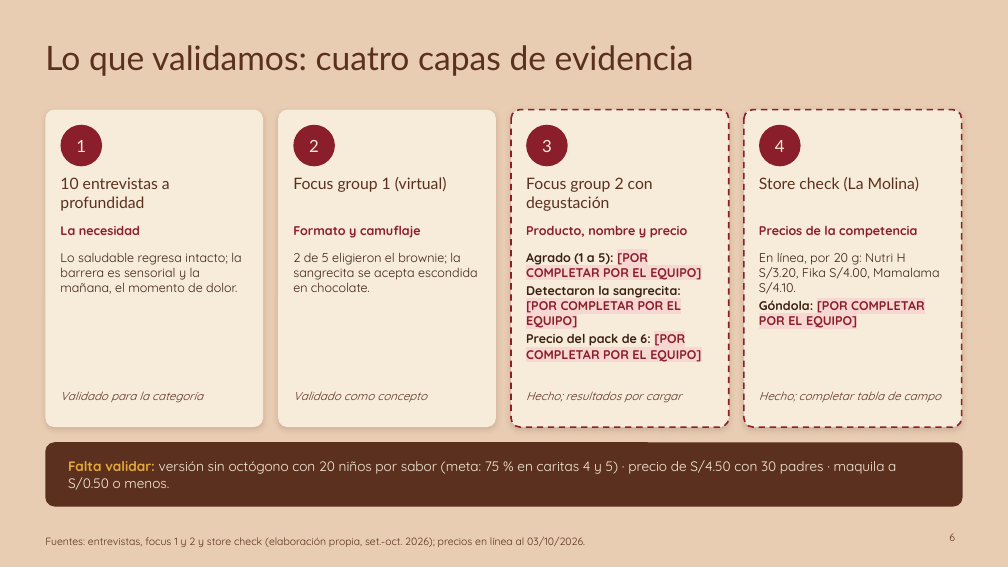
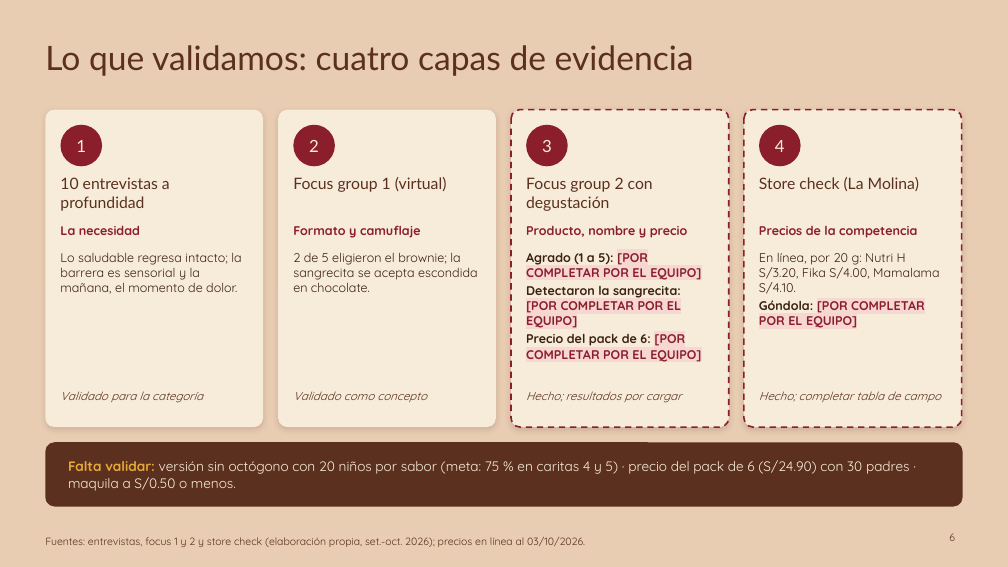
Before and after one commit to Darknow-web/Desarrollo-y-lanzamiento-de-producto-y-marca, a slide deck: slide 6 of 04-reformulacion/T1-presentacion-AndiBite-2-0.pptx. Drawn at 1008x567 pixels with LibreOffice and Linux fonts; fonts in the diff are those of the drawing. Boxes give left, top, right and bottom in pixels: in the first picture for what was removed or moved away, otherwise in the second. Text is boxed around its words. In the diff, an @@ line names an element or a change of style, - is before the commit and + after.

```diff
--- a/04-reformulacion/T1-presentacion-AndiBite-2-0.pptx
+++ b/04-reformulacion/T1-presentacion-AndiBite-2-0.pptx
@@ text at box(68, 460, 910, 491): text changed @@
-Falta validar: versión sin octógono con 20 niños por sabor (meta: 75 % en caritas 4 y 5) · precio de S/4.50 con 30 padres · maquila a S/0.50 o menos.
+Falta validar: versión sin octógono con 20 niños por sabor (meta: 75 % en caritas 4 y 5) · precio del pack de 6 (S/24.90) con 30 padres · maquila a S/0.50 o menos.
```
Also in this commit, not shown: 7 other slides changed, 11 other files.
